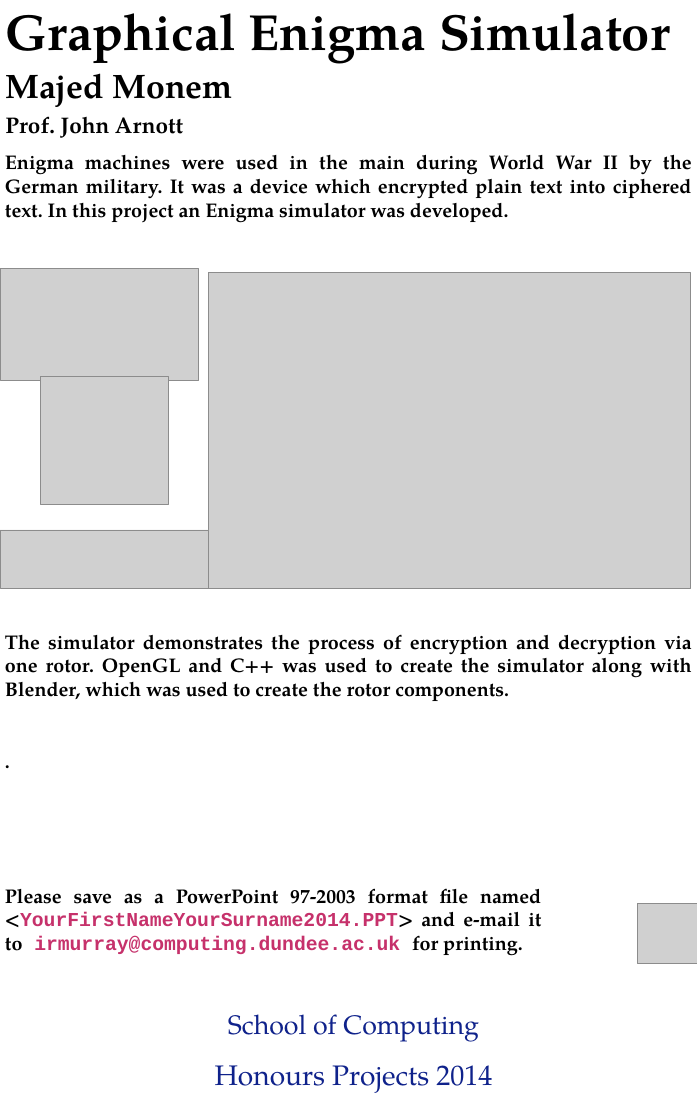
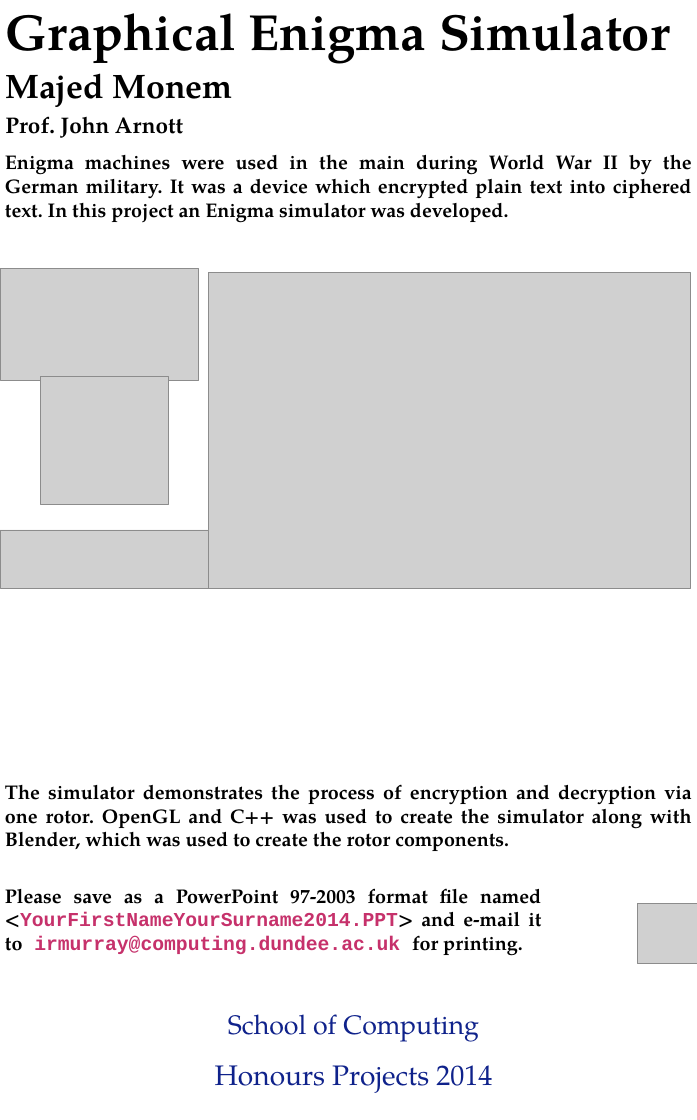
Before and after one commit to Majed93/Honour-Project, a slide deck: slide 1 of Documentation/Appendix K - Poster.ppt. Drawn at 697x1120 pixels with LibreOffice and Linux fonts; fonts in the diff are those of the drawing; grey boxes stand for pictures; background and template pictures are left out. Boxes give left, top, right and bottom in pixels: in the first picture for what was removed or moved away, otherwise in the second. Text is boxed around its words. In the diff, an @@ line names an element or a change of style, - is before the commit and + after.

```diff
--- a/Documentation/Appendix K - Poster.ppt
+++ b/Documentation/Appendix K - Poster.ppt
@@ text at bbox=[5, 784, 692, 851]: paragraph removed @@
-.
@@ text "The simulator demonstrates the process ...": place and size @@
-text "The simulator demonstrates the process ..." at bbox=[5, 634, 692, 701]
+text "The simulator demonstrates the process ..." at bbox=[5, 784, 692, 851]
```
Also in this commit, not shown: 5 other files.
